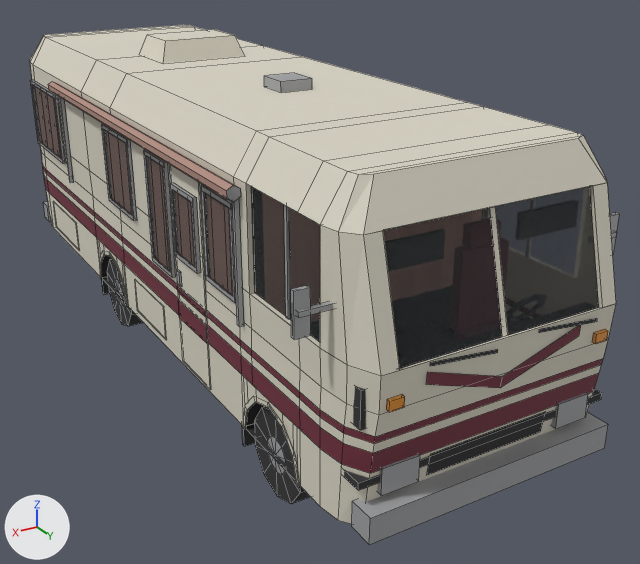
Two versions of the Blender file assets/models/src/winnebago.blend, one commit apart.
Camera for both pictures: a camera (50 mm lens) standing at (3.94, 8.01, 4.49) and looking at (-0.47, 0.66, 0.81). Lighting does not change. The marker at lower left points along +X, +Y and +Z. The picture after the commit comes second. Mesh edges are drawn as thin lines.

Names of what the first picture shows: 'Winnebago', 'WinnebagoGlass'.
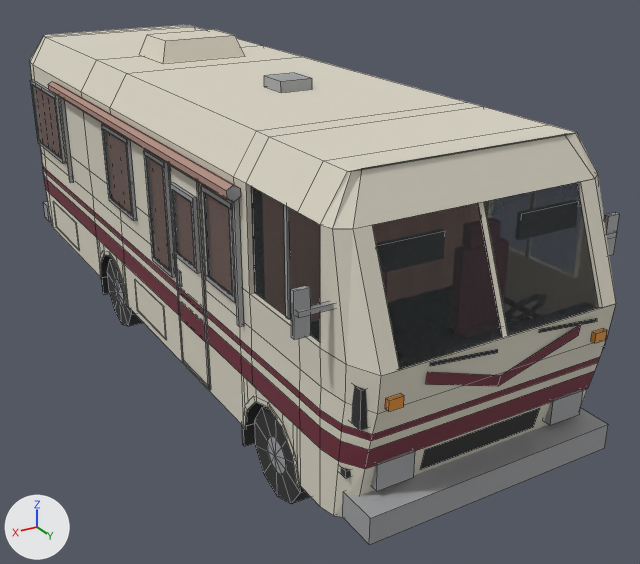
What differs and where, as boxes [x1, y1, x2, y2] in the pictures (640 x 564 px; the box of a moved part takes in the faces that stretch with it):
part 1 of me_winnebago, moved or reshaped: before [427, 412, 545, 475]; after [420, 408, 540, 470]
part 2 of me_winnebago, moved or reshaped: [320, 132, 616, 544] in both
part 3 of me_winnebago, added: after [169, 164, 210, 390]

Edits to the bpy script that builds the scene:
```text
Change me_winnebago:
    used by ob_winnebago; location = (0.0, 0.0, 0.0)
    remove me_winnebago.from_pydata(...)  # 1204 vertices, 840 faces; spans x -1.46..1.46, y -4.0..4.0, z 0.0..3.14
    add me_winnebago.from_pydata(...)  # 1216 vertices, 844 faces; spans x -1.46..1.46, y -4.0..4.0, z 0.0..3.14
    me_winnebago part 1: the loose piece of 4 vertices spanning x -0.55..0.55, y 3.85..3.88, z 0.7..0.9 is moved by (0.0, -0.07, 0.0)
    me_winnebago part 2: 82 vertices moved from x -1.17..1.17, y 3.54..3.98, z 0.42..2.92 to x -1.17..1.17, y 3.44..3.98, z 0.42..2.92
    me_winnebago part 3: 12 vertices added at x 1.22, y 0.93..1.55, z 0.46..2.42
    other edits to the shape of me_winnebago do not show in these pictures
```
